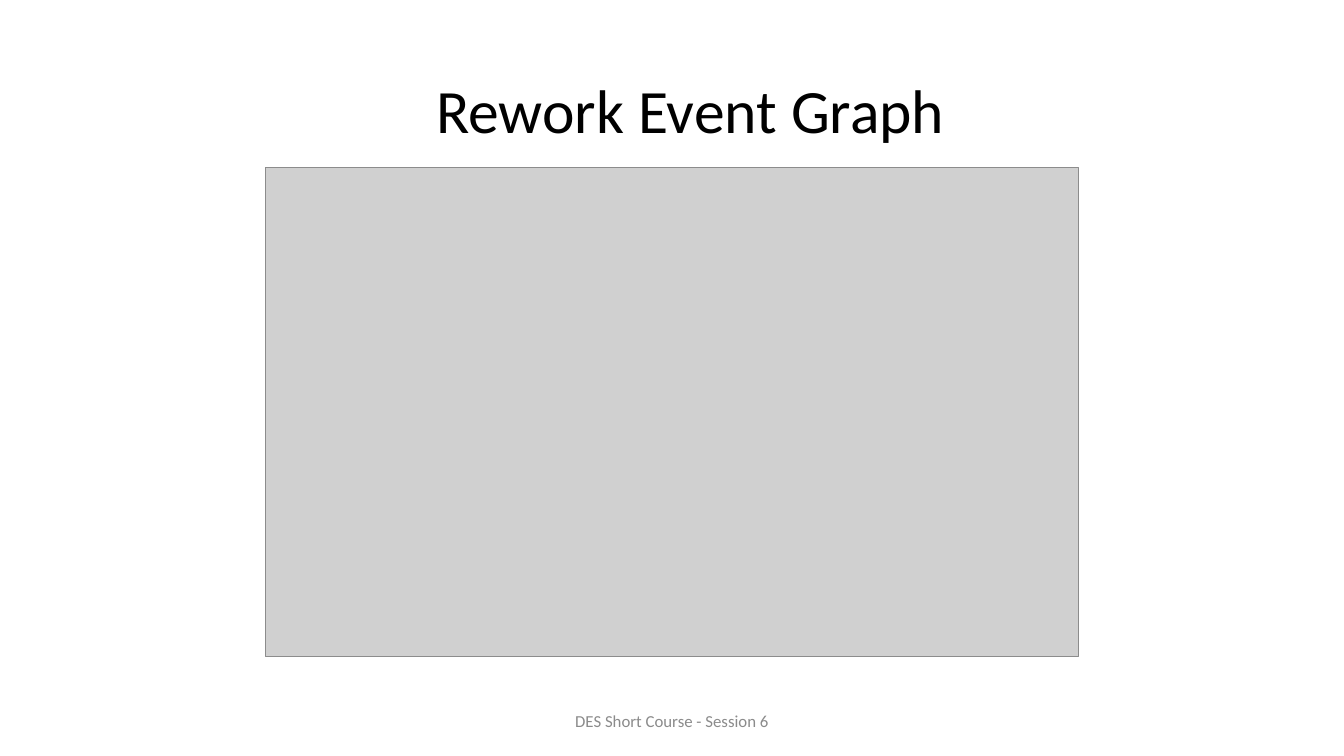
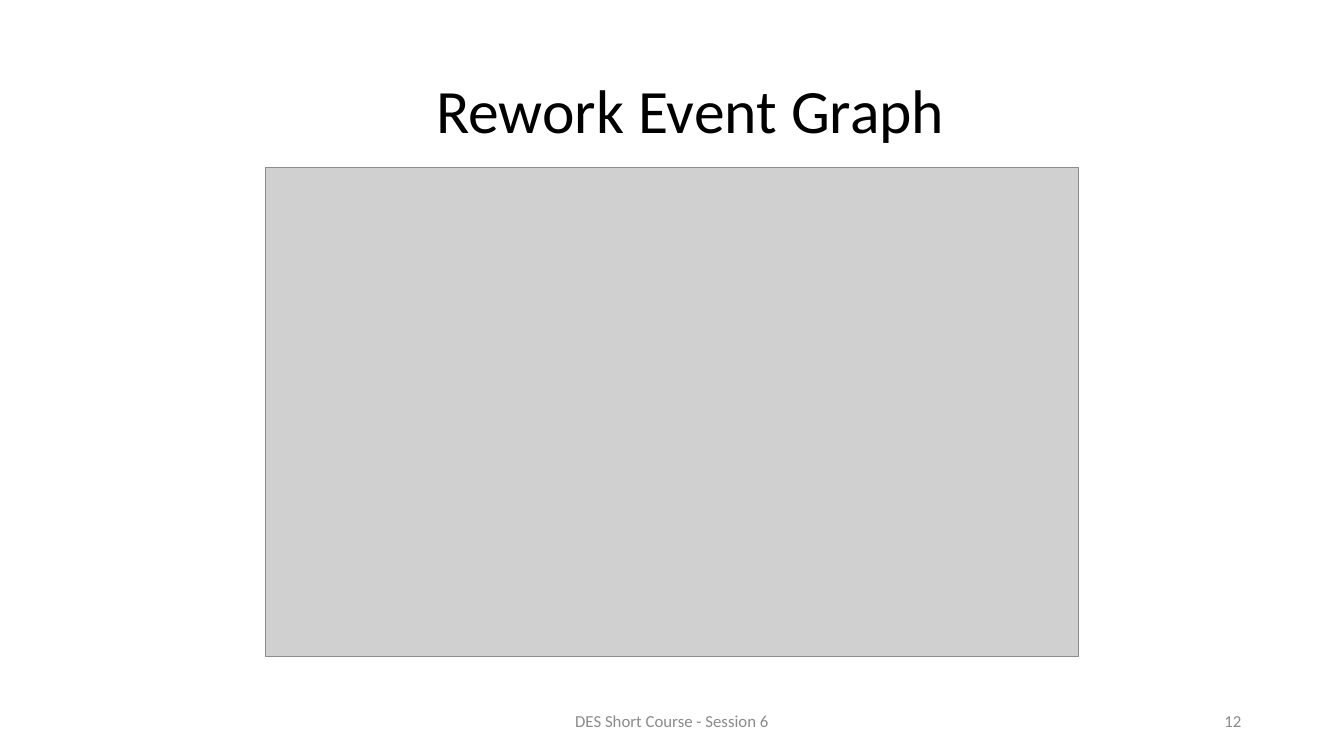
Before and after one commit to ahbuss/DESModeling, a slide deck: slide 12 of Short Course/Slides/Session 6.pptx. Drawn at 1344x756 pixels with LibreOffice and Linux fonts; fonts in the diff are those of the drawing; grey boxes stand for pictures; background and template pictures are left out. Boxes give left, top, right and bottom in pixels: in the first picture for what was removed or moved away, otherwise in the second. Text is boxed around its words. In the diff, an @@ line names an element or a change of style, - is before the commit and + after.

```diff
--- a/Short Course/Slides/Session 6.pptx
+++ b/Short Course/Slides/Session 6.pptx
@@ page number added at box(1224, 716, 1241, 727), 12 pt, text #8C8C8C @@
+12
```
Also in this commit, not shown: 10 other slides changed, 18 other files.
